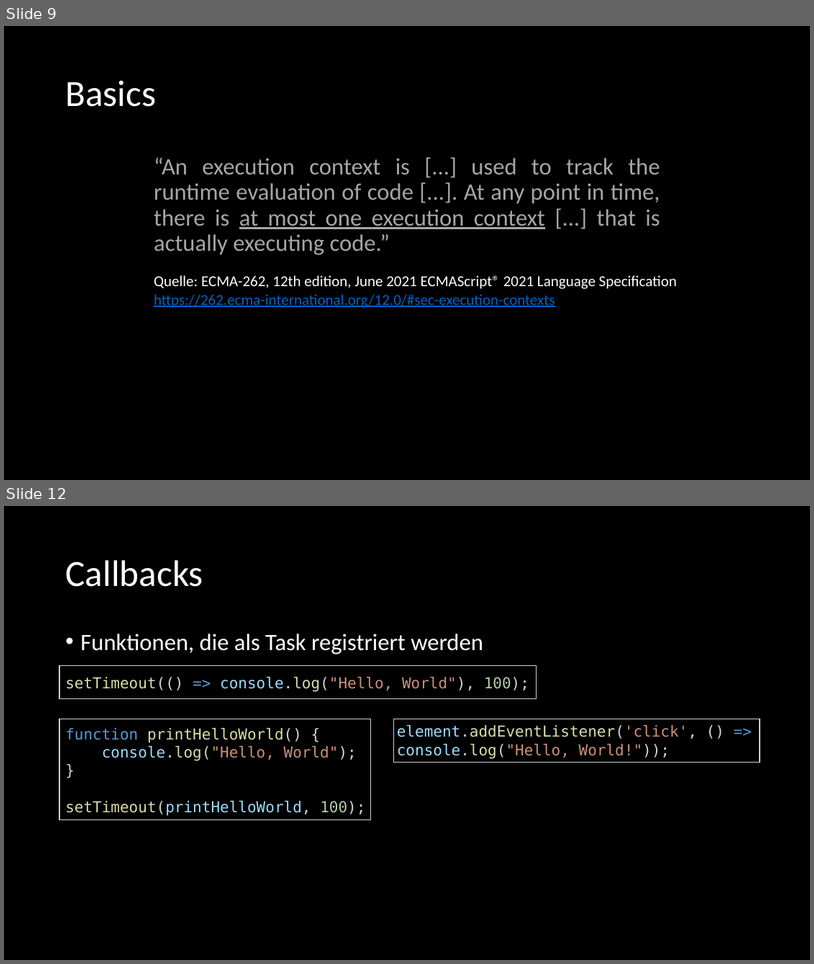
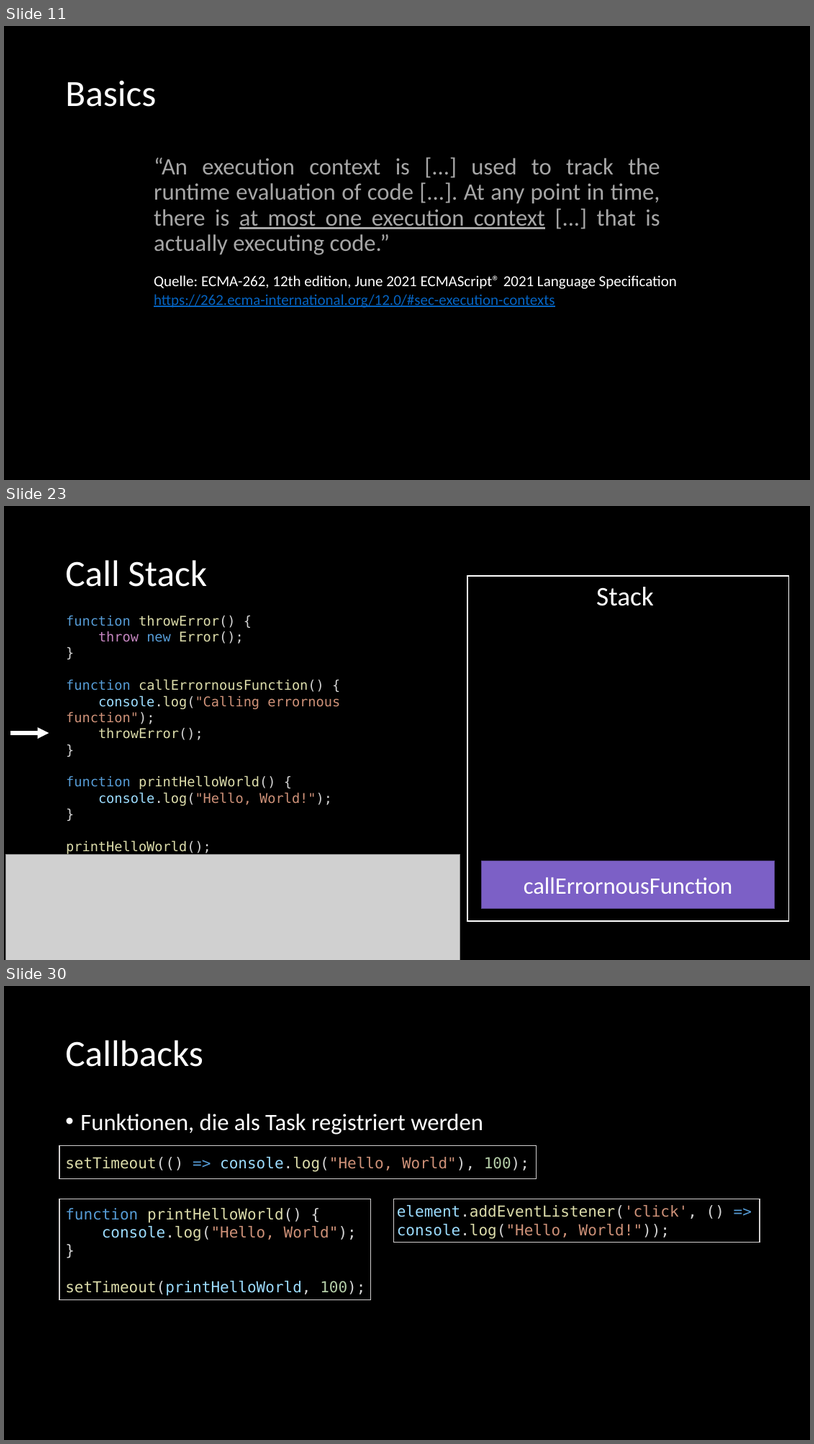
Before and after one commit to twobiers/webtech-workshop-js-async, a slide deck: slides/Presentation.pptx. Shown one above the other, each under a label of ours: slides 9 and 12 before the commit, slides 11, 23 and 30 after it; the slides between them are not shown. The pictures are 814x964 and 814x1444 pixels, drawn with LibreOffice and Linux fonts; fonts in the diff are those of the drawing; grey boxes stand for pictures. Boxes give left, top, right and bottom in pixels: in the first picture for what was removed or moved away, otherwise in the second. Text is boxed around its words. In the diff, an @@ line names an element or a change of style, - is before the commit and + after.

```diff
--- a/slides/Presentation.pptx
+++ b/slides/Presentation.pptx
@@ slide 23 added at (x1=4, y1=506, x2=810, y2=960), background #000000 @@
@@ title added at (x1=65, y1=560, x2=207, y2=587), 44 pt, text #FFFFFF @@
+Call Stack
@@ rectangle added at (x1=468, y1=576, x2=790, y2=921), outline #FFFFFF 1.5 pt @@
@@ text added at (x1=597, y1=587, x2=654, y2=606), 32 pt, text #FFFFFF @@
+Stack
@@ text added at (x1=66, y1=615, x2=340, y2=854), 16 pt, text #DCDCAA @@
+function throwError() {
+throw new Error();
+}
+function callErrornousFunction() {
+console.log("Calling errornous function");
+throwError();
+}
+function printHelloWorld() {
+console.log("Hello, World!");
+}
+printHelloWorld();
+callErrornousFunction();
@@ arrow added from (10, 733) to (49, 733), #FFFFFF 4.5 pt @@
@@ picture added at (x1=5, y1=854, x2=460, y2=960) @@
@@ rectangle added at (x1=482, y1=860, x2=774, y2=908), fill #7C60C6, outline #5C4792 1 pt, 28 pt, text #FFFFFF @@
+callErrornousFunction
@@ what was slide 9 is now slide 11 @@
@@ what was slide 12 is now slide 30 @@
```
Also in this commit, not shown: 2 slides changed, 20 other slides added, 1 slide removed, 1 other file.
